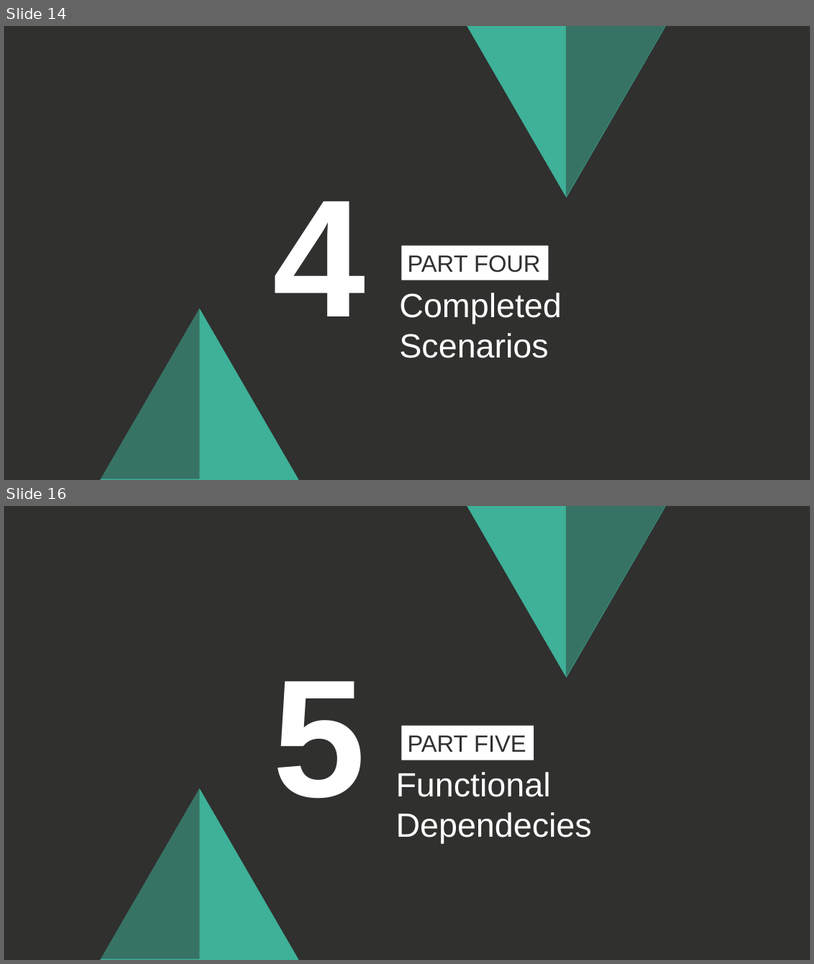
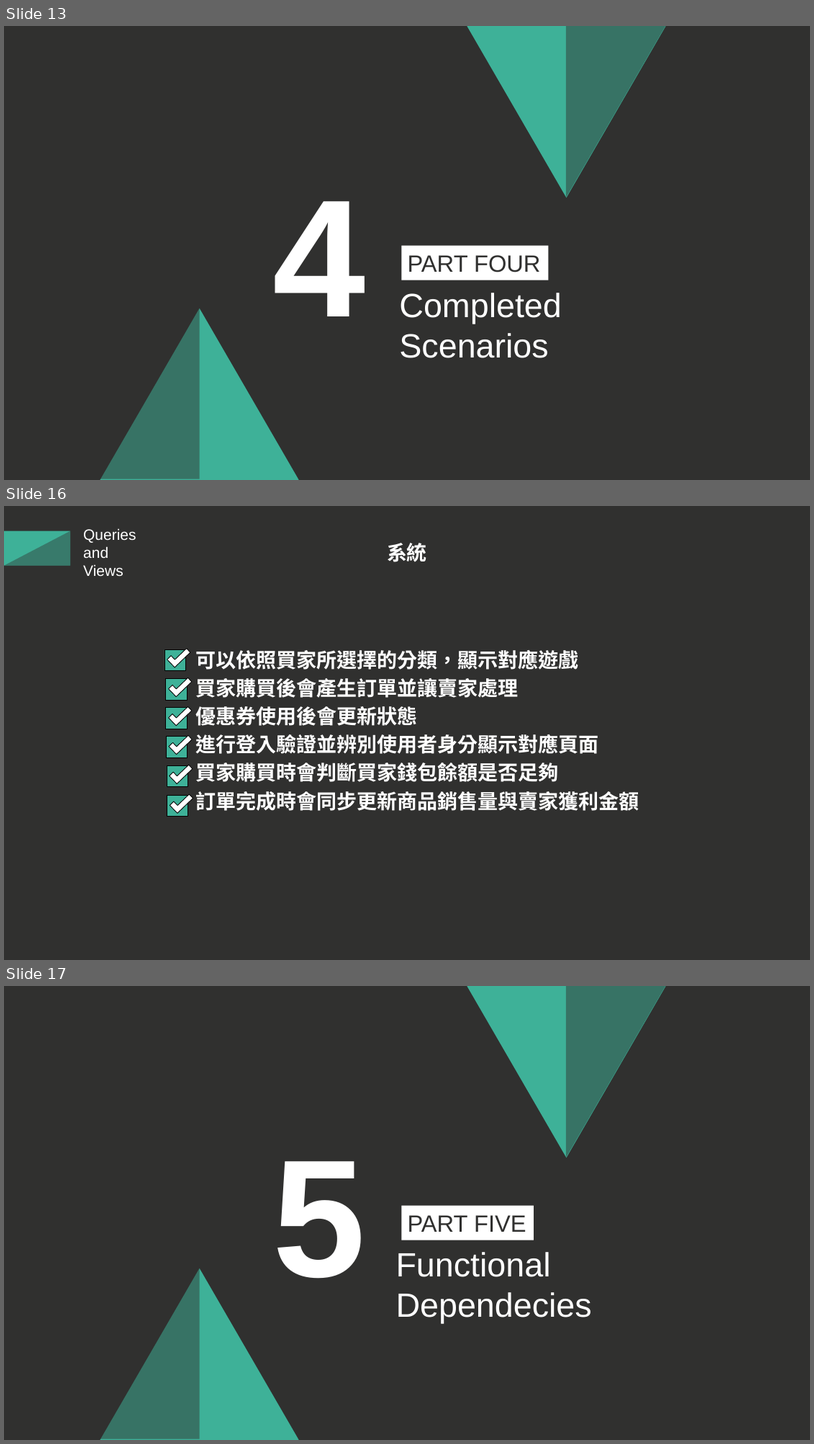
Before and after one commit to 13urgerKing/109-1DBMS, a slide deck: 109-1資料庫系統報告.pptx. Shown one above the other, each under a label of ours: slides 14 and 16 before the commit, slides 13, 16 and 17 after it; the slides between them are not shown. The pictures are 814x964 and 814x1444 pixels, drawn with LibreOffice and Linux fonts; fonts in the diff are those of the drawing. Boxes give left, top, right and bottom in pixels: in the first picture for what was removed or moved away, otherwise in the second. Text is boxed around its words. In the diff, an @@ line names an element or a change of style, - is before the commit and + after.

```diff
--- a/109-1資料庫系統報告.pptx
+++ b/109-1資料庫系統報告.pptx
@@ slide 16 added at <box>4,506,810,960</box>, background #30302F @@
@@ rectangle added at <box>4,530,70,565</box>, fill #3EB198 @@
@@ right triangle added at <box>4,530,70,565</box>, fill #30302F at 42% opacity @@
@@ text added at <box>83,528,136,576</box>, 18 pt, text #FFFFFF @@
+Queries
+and
+Views
@@ text added at <box>387,543,427,562</box>, 24 pt, text #FFFFFF, bold @@
+系統
@@ group added at <box>165,644,639,816</box>: 6 rectangles, 6 corners, 1 text @@
+可以依照買家所選擇的分類，顯示對應遊戲
+買家購買後會產生訂單並讓賣家處理
+優惠券使用後會更新狀態
+進行登入驗證並辨別使用者身分顯示對應頁面
+買家購買時會判斷買家錢包餘額是否足夠
+訂單完成時會同步更新商品銷售量與賣家獲利金額
@@ what was slide 14 is now slide 13 @@
@@ what was slide 16 is now slide 17 @@
```
Also in this commit, not shown: 9 slides changed, 1 other slide added, 1 slide removed, 6 other files.
